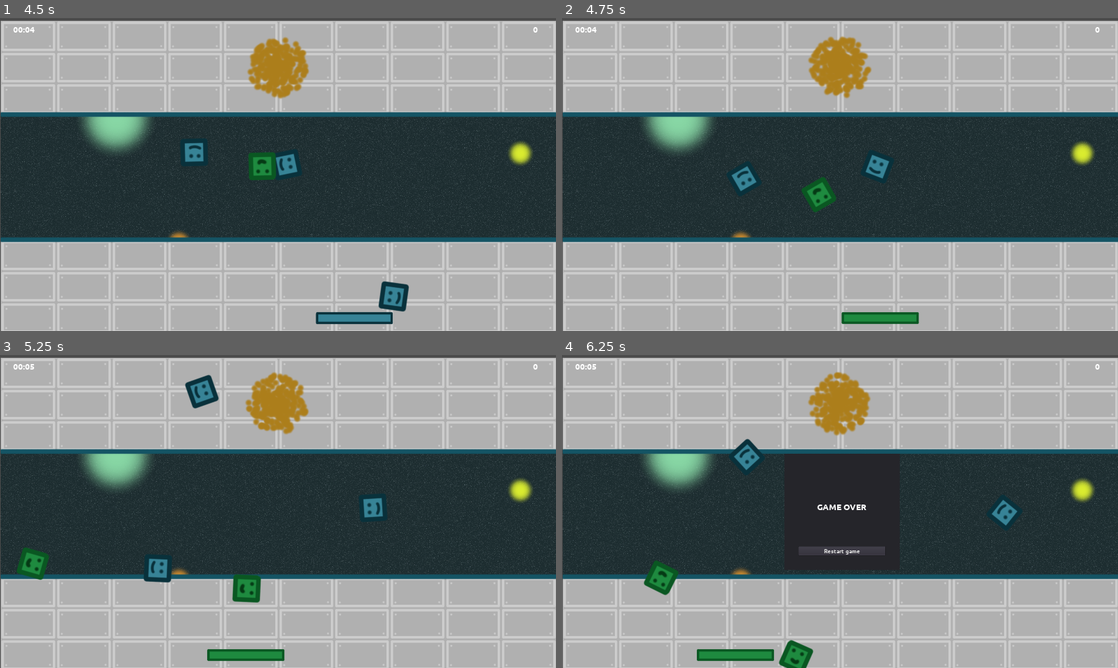
Above: before the commit, frames 1-4 (two rows, left to right).
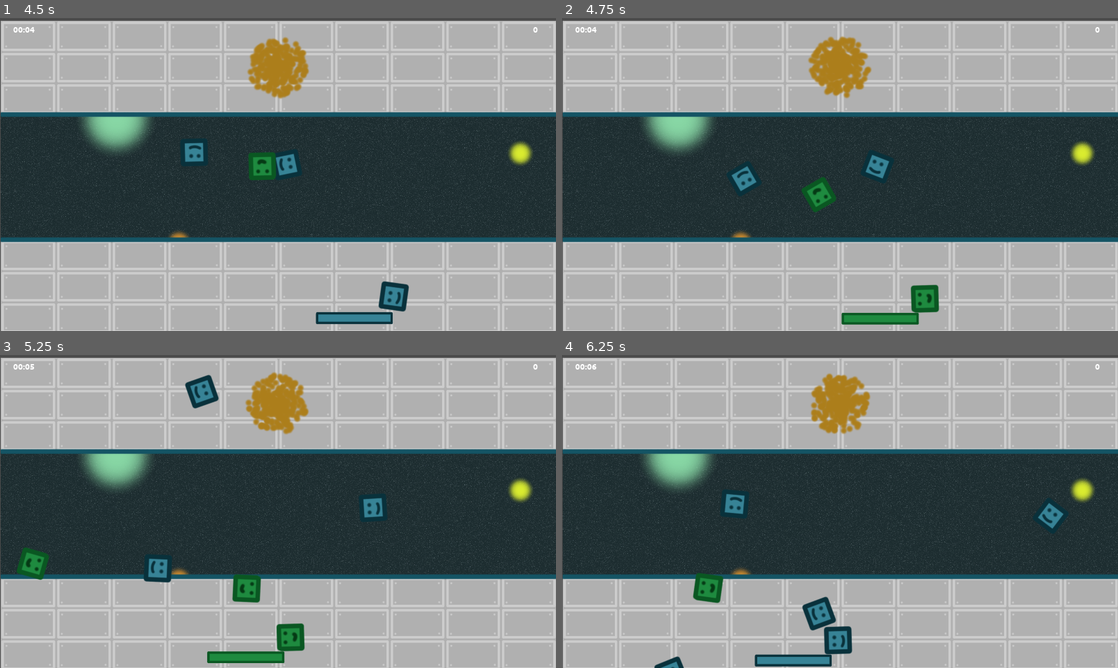
Above: after the commit, the same moments.

Repository: moisesjbc/ludum-dare-53
Game: Godot game, scene res://gameplay/main/main.tscn
The game is run twice, just before and just after one commit, with the same random seed, the same clock (stepped at 60 frames per second) and the same inputs.
Inputs:
- Up to frame 1 (4.5 s): tap Enter at 0.5 s; hold Right (ui_right) 0.53-1.28 s; tap Space at 0.77, 1.52, 3.02, 3.77 s; hold Left (ui_left) 1.28-2.03 s; hold Right (ui_right) 2.03-3.53 s; hold Left (ui_left) from 3.53 s (still down)
- Up to frame 2 (4.75 s): keep holding Left (ui_left); tap Space at 4.52 s
- Up to frame 3 (5.25 s): keep holding Left (ui_left)
- Up to frame 4 (6.25 s): release Left (ui_left) at 5.78 s; hold Right (ui_right) from 5.78 s (still down); tap Space at 6.02 s

Frame 1 is identical in both runs. In frame 2, 0.6% of the frame differs, in the area x 50-68%, y 85-98%; in frame 3, 0.8%; in frame 4, 5.7%, in the area x 5-91%, y 2-100%.

Commit message:
Fix boxes disappearing when attached to player

Diff:
--- a/godot-project/gameplay/box/box.gd
+++ b/godot-project/gameplay/box/box.gd
@@ -38,6 +38,8 @@
 		else:
 			queue_free()
 			player.destroy()
+	elif global_position.x < -500 || global_position.x > (get_viewport_rect().size.x + 500) || global_position.y < -500 || global_position.y > (get_viewport_rect().size.y + 500):
+		queue_free()
 
 
 func deliver(is_correct):
@@ -56,7 +58,3 @@
 func _on_animation_player_animation_finished(anim_name):
 	if anim_name == "correct_delivery" or anim_name == "wrong_delivery":
 		queue_free()
-
-
-func _on_visibility_notifier_screen_exited():
-	queue_free()
--- a/godot-project/gameplay/box/box.tscn
+++ b/godot-project/gameplay/box/box.tscn
@@ -120,9 +120,4 @@
 
 [node name="boxes" type="Node2D" parent="."]
 
-[node name="visibility_notifier" type="VisibilityNotifier2D" parent="."]
-position = Vector2( 0.5, -0.500002 )
-scale = Vector2( 4.85, 4.85 )
-
 [connection signal="animation_finished" from="animation_player" to="." method="_on_animation_player_animation_finished"]
-[connection signal="screen_exited" from="visibility_notifier" to="." method="_on_visibility_notifier_screen_exited"]
